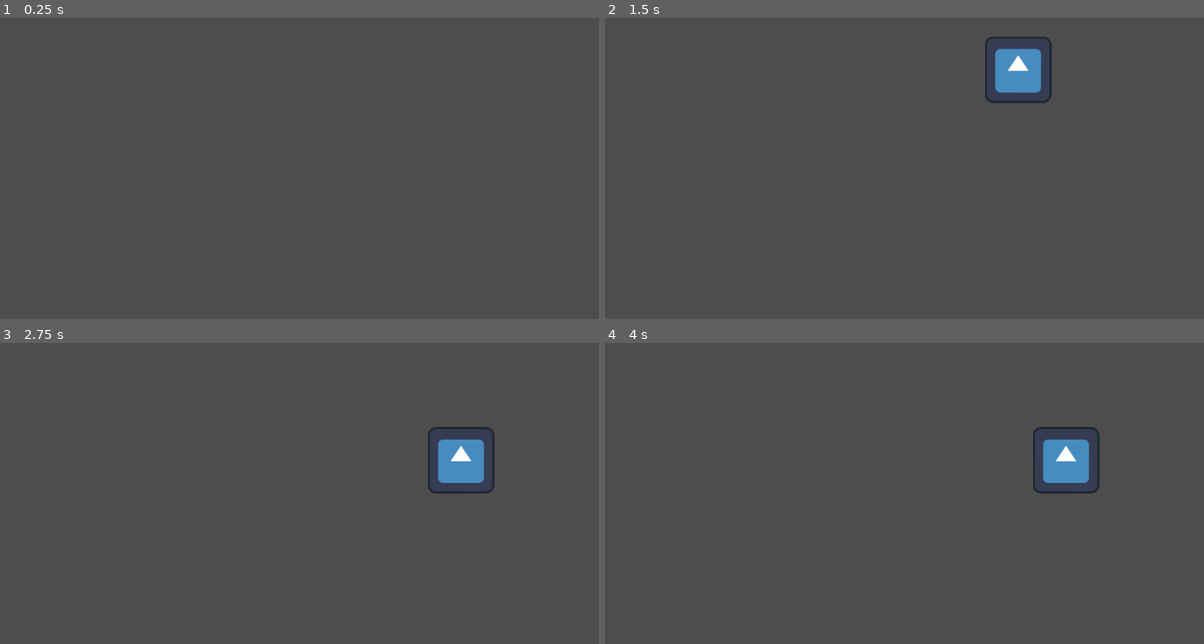
Above: before the commit, frames 1-4 (two rows, left to right).
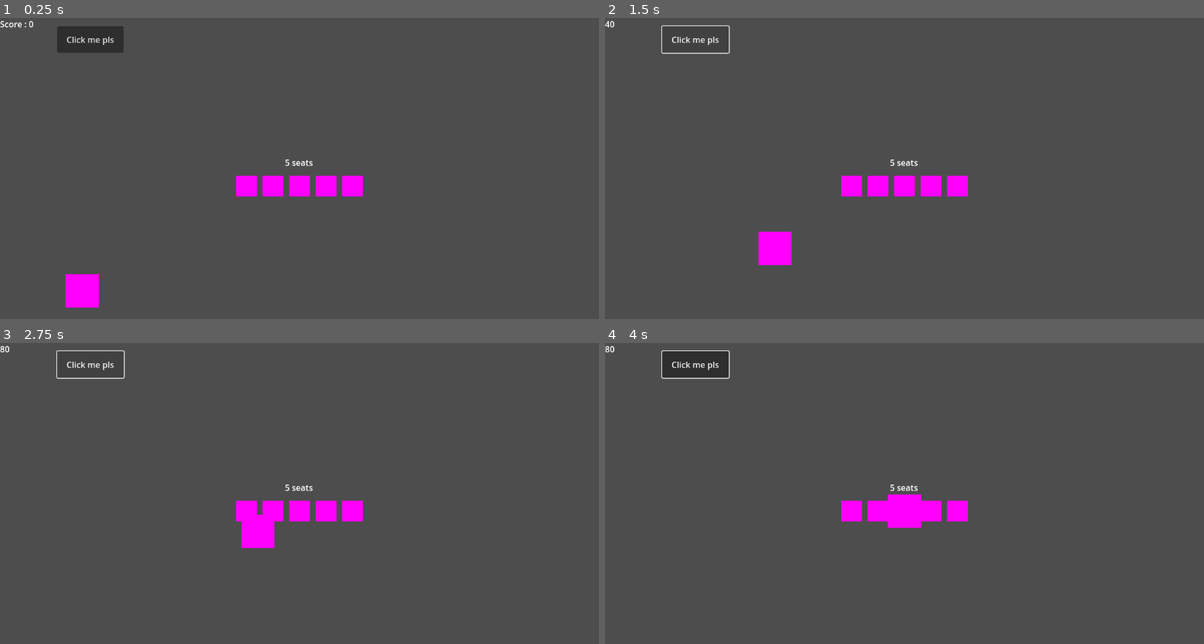
Above: after the commit, the same moments.

Repository: TrennaGiacomo/GayJam2025
Game: Godot game, scene res://game.tscn
Same seed, same stepped clock (60 frames per second), same inputs: the game is played once before the commit and once after it. Before the commit the project starts from res://skilift/skilift.tscn. The engine's default icon, where the game draws it, is replaced by a stand-in: a white triangle on a blue panel in a dark square.
Inputs (mouse positions are in pixels of both pictures, inside the frame that each line leads up to):
- Up to frame 1 (0.25 s): no input
- Up to frame 2 (1.5 s): click (694, 39) at 0.5 s, where only the run after the commit has a clickable "Click me pls"; click (694, 39) at 1.25 s, where only the run after the commit has a clickable "Click me pls"
- Up to frame 3 (2.75 s): click (89, 364) at 2 s, where only the run after the commit has a clickable "Click me pls"
- Up to frame 4 (4 s): move the mouse to (1036, 493) at 2.77 s; click (1036, 493) at 2.92 s; drag from (784, 526) to (874, 577) at 3.52 s

The runs differ from the first frame. In frame 1, 2.9% of the frame differs, in the area x 0-61%, y 0-97%; in frame 2, 3.7%; in frame 3, 3.5%; in frame 4, 4.2%, in the area x 0-83%, y 0-62%.

Commit message:
SeatCounter textlabel added to SeatManager

Diff:
--- a/gayjam2025/project.godot
+++ b/gayjam2025/project.godot
@@ -11,6 +11,6 @@
 [application]
 
 config/name="GayJam2025"
-run/main_scene="res://skilift/skilift.tscn"
+run/main_scene="res://game.tscn"
 config/features=PackedStringArray("4.3", "Forward Plus")
 config/icon="res://icon.svg"
--- a/gayjam2025/skilift/seat_manager.gd
+++ b/gayjam2025/skilift/seat_manager.gd
@@ -1,6 +1,6 @@
 extends Node2D
 @export_file var seatpath
-
+@onready var seat_count_text_label: Label = $SeatCountTextLabel
 @onready var seatScene=load(seatpath) as PackedScene
 
 var spacing = 50 # Spacing between sprites
@@ -8,7 +8,7 @@
 
 # Called when the node enters the scene tree for the first time.
 func _ready() -> void:
-	MakeSeats(3)
+	MakeSeats(5)
 	pass
 
 
@@ -23,6 +23,10 @@
 		seatInstace.name="seat"
 		seatCount-=1
 	arrange_sprites()
+	UpdateCounterText(get_child_count()-1)
+
+func UpdateCounterText(seatCount:int):
+	seat_count_text_label.text=str(seatCount)+" seats"
 
 func arrange_sprites():
 	var total_width = 0
--- a/gayjam2025/skilift/seat_manager.tscn
+++ b/gayjam2025/skilift/seat_manager.tscn
@@ -5,3 +5,10 @@
 [node name="SeatManager" type="Node2D"]
 script = ExtResource("1_jn4uf")
 seatpath = "res://seat.gd"
+
+[node name="SeatCountTextLabel" type="Label" parent="."]
+offset_left = -28.0
+offset_top = -57.0
+offset_right = 26.0
+offset_bottom = -34.0
+text = "3 seats"
Not shown: 1 places in gayjam2025/game.tscn that only renumber resources
